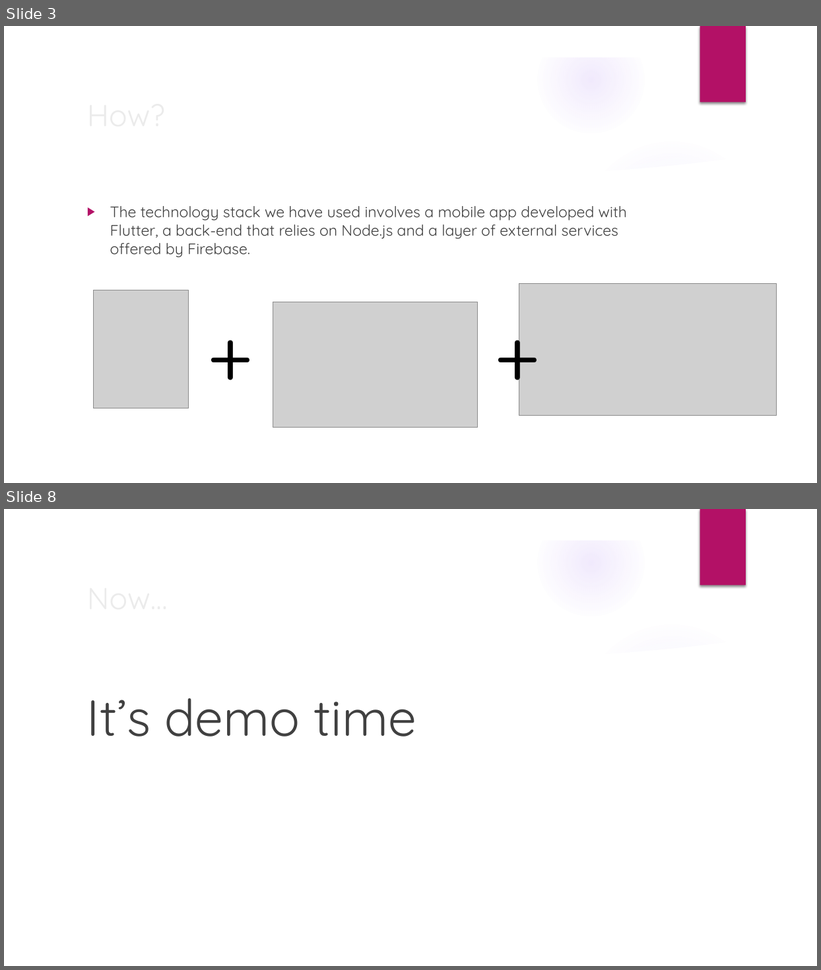
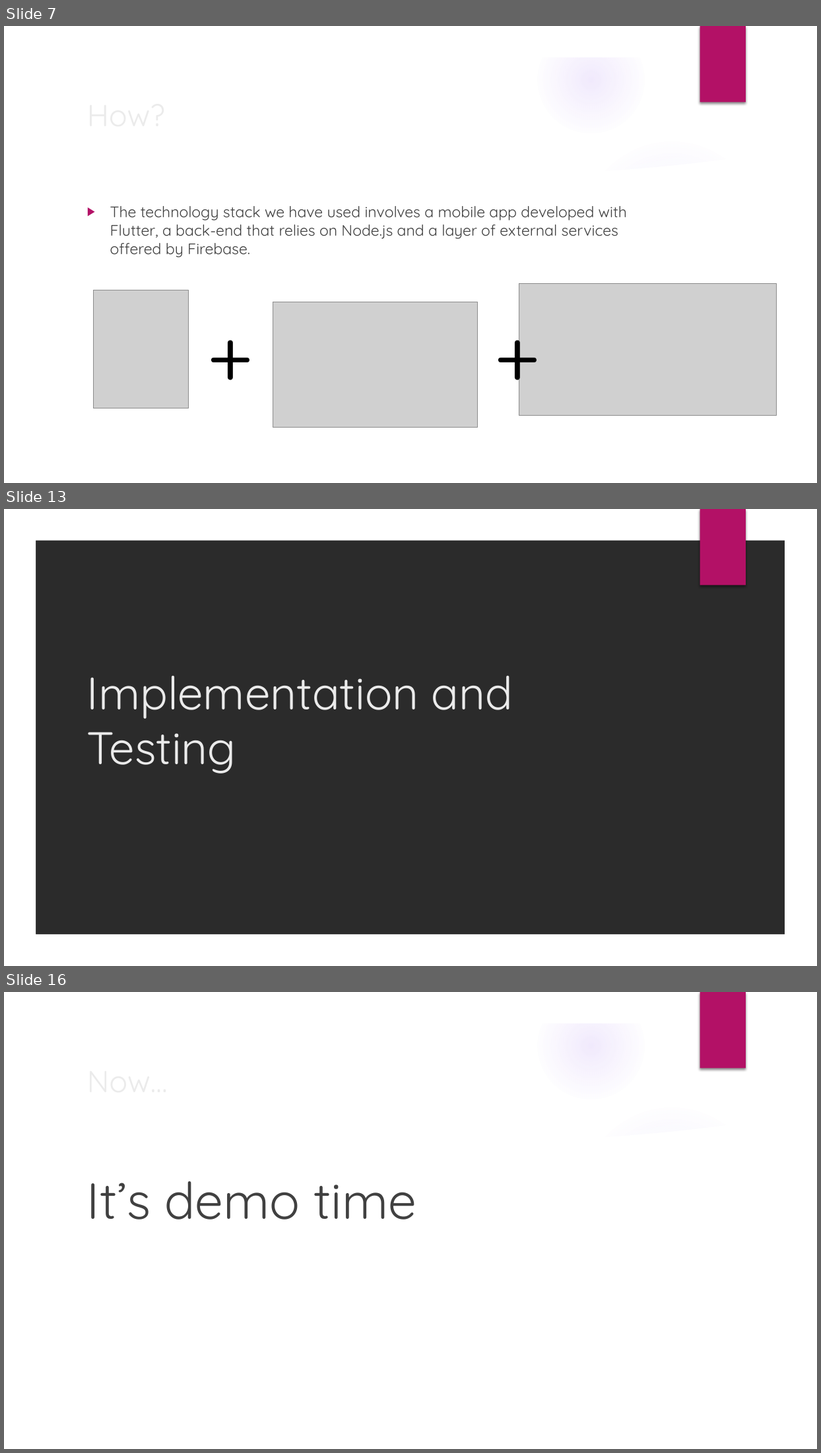
Before and after one commit to fedy97/Baddy-full-stack-app, a slide deck: documentation/Baddy_presentation.pptx. Shown one above the other, each under a label of ours: slides 3 and 8 before the commit, slides 7, 13 and 16 after it; the slides between them are not shown. The pictures are 821x970 and 821x1453 pixels, drawn with LibreOffice and Linux fonts; fonts in the diff are those of the drawing; grey boxes stand for pictures; background and template pictures are left out; a plain dark background stands for a picture behind light text. Boxes give left, top, right and bottom in pixels: in the first picture for what was removed or moved away, otherwise in the second. Text is boxed around its words. In the diff, an @@ line names an element or a change of style, - is before the commit and + after.

```diff
--- a/documentation/Baddy_presentation.pptx
+++ b/documentation/Baddy_presentation.pptx
@@ slide 13 added at (4, 509, 817, 966), background picture (left out); not listed: 2 template elements that a slide beside it also shows @@
@@ title added at (87, 675, 512, 774), 54 pt, text #EBEBEB @@
+Implementation and Testing
@@ what was slide 3 is now slide 7 @@
@@ what was slide 8 is now slide 16 @@
```
Also in this commit, not shown: 3 slides changed, 7 other slides added, 1 other file.
